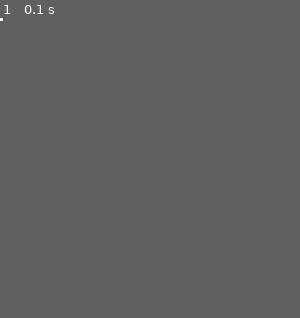
Above: before the commit, frame 1.
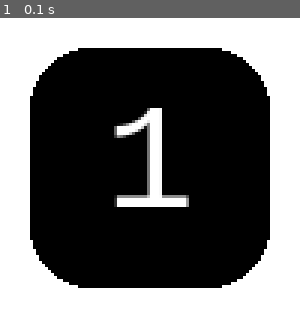
Above: after the commit, the same moment.

Repository: sillypantscoder/pygame_dice
Game: pygame game, started from main.py
Same seed, same stepped clock (60 frames per second), same inputs: the game is played once before the commit and once after it.
Inputs:
- Up to frame 1 (0.1 s): no input
In our replay, the window is 1x1 before the commit and 100x100 after it. These sizes can differ from the game's own. Grey fills any space a smaller window leaves; there, only what the larger window draws over its background counts as a difference.

The runs differ from the first frame. In frame 1, 43% of the frame differs, in the area x 0-100%, y 0-100%.

Commit message:
Added dice

Diff:
--- a/main.py
+++ b/main.py
@@ -1,8 +1,14 @@
 import pygame
 
+pygame.font.init()
+
 WHITE = (255, 255, 255)
+BLACK = (0, 0, 0)
+DICE = [1]
+ZOOM = 100
+FONT = pygame.font.SysFont("monospace", int(ZOOM / 2))
 
-screen = pygame.display.set_mode((1, 1))
+screen = pygame.display.set_mode((len(DICE) * ZOOM, ZOOM))
 
 c = pygame.time.Clock()
 running = True
@@ -10,6 +16,13 @@
 	for event in pygame.event.get():
 		if event.type == pygame.QUIT:
 			running = False
+	# SCREEN
 	screen.fill(WHITE)
+	for i in DICE:
+		pygame.draw.rect(screen, BLACK, pygame.Rect(10, 10, 80, 80), 0, 20)
+		text = "1"
+		rendered = FONT.render(text, True, WHITE)
+		screen.blit(rendered, (50 - (rendered.get_width() / 2), 50 - (rendered.get_height() / 2)))
+	# FLIP
 	pygame.display.flip()
 	c.tick(60)
